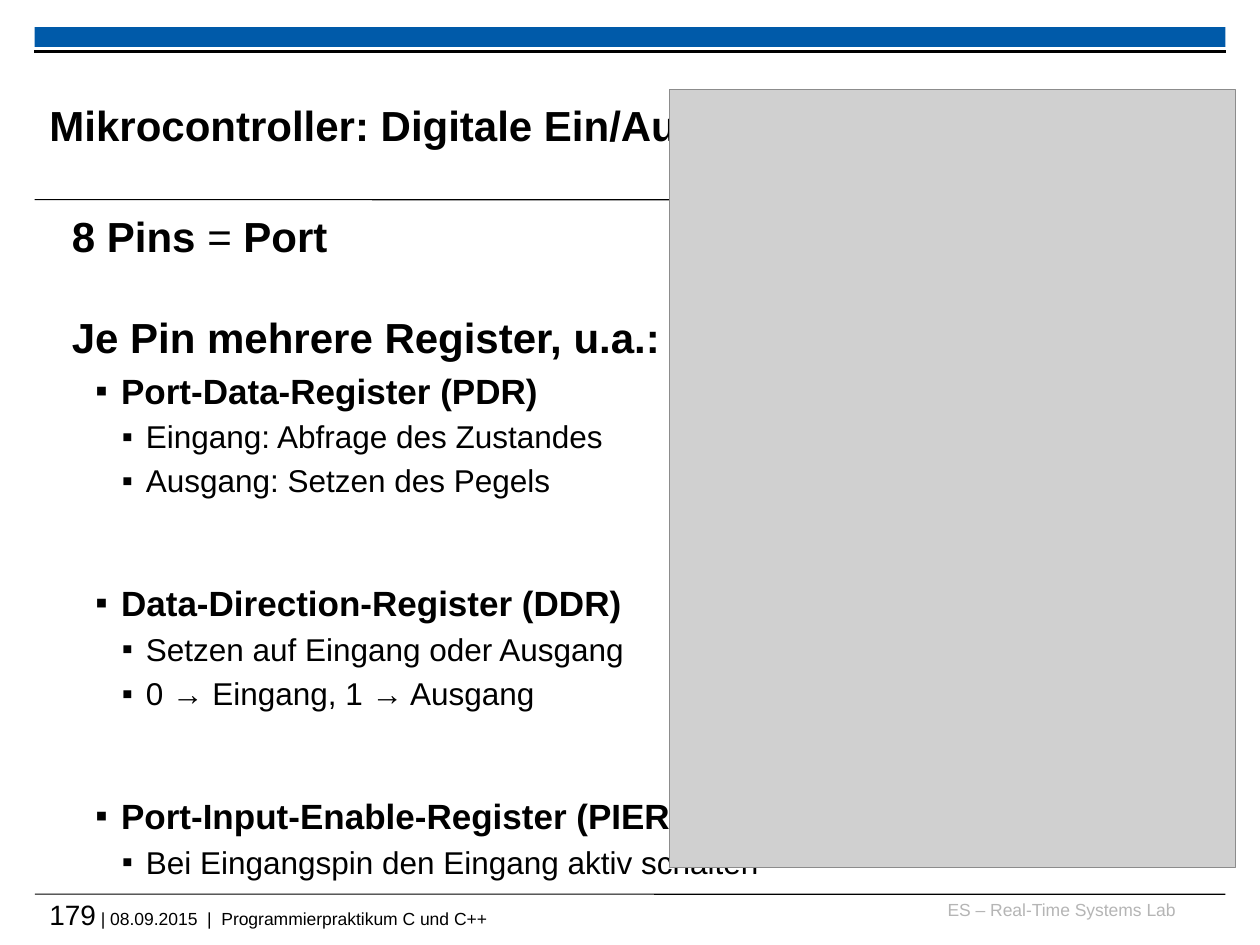
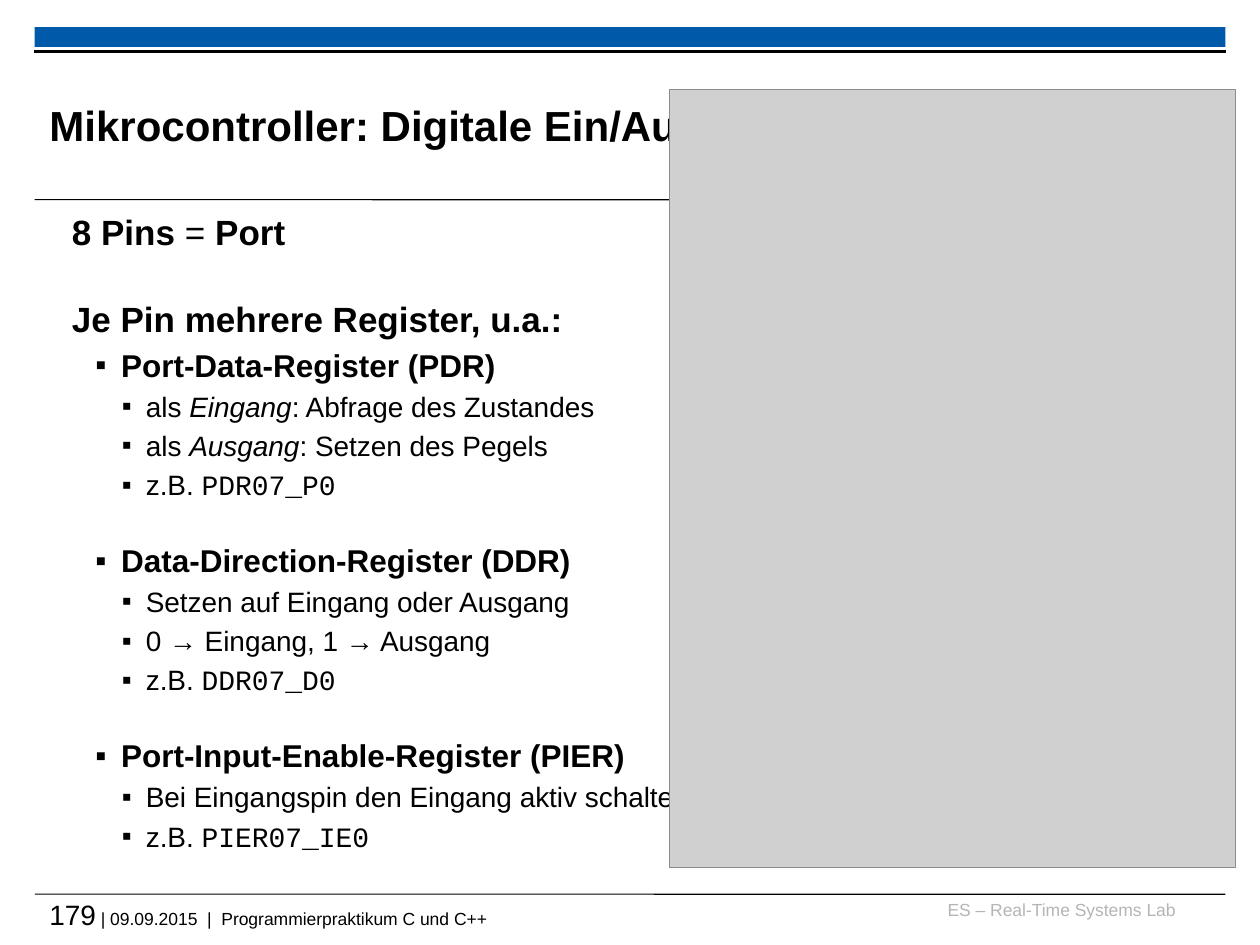
Before and after one commit to h82k/tud-cppp, a slide deck: slide 179 of cppp_lecture.pptx. Drawn at 1260x945 pixels with LibreOffice and Linux fonts; fonts in the diff are those of the drawing; grey boxes stand for pictures; background and template pictures are left out. Boxes give left, top, right and bottom in pixels: in the first picture for what was removed or moved away, otherwise in the second. Text is boxed around its words. In the diff, an @@ line names an element or a change of style, - is before the commit and + after.

```diff
--- a/cppp_lecture.pptx
+++ b/cppp_lecture.pptx
@@ text at box(72, 219, 689, 813): paragraph added @@
+      ▪ z.B. PIER07_IE0
@@ text at box(72, 219, 689, 813): size 24 to 20 pt in "8 Pins = Port", "Je Pin mehrere Register, u.a.:"; size 20 to 18 pt in "Port-Data-Register (PDR)", "Data-Direction-Register (DDR)", "Port-Input-Enable-Register (PIER)"; size 18 to 16 pt in "Setzen auf Eingang oder Ausgang", "0 → Eingang, 1 → Ausgang", "Bei Eingangspin den Eingang aktiv schalten" @@
@@ text at box(146, 396, 594, 498): text changed; size 18 to 16 pt @@
-      ▪ Eingang: Abfrage des Zustandes
-      ▪ Ausgang: Setzen des Pegels
+      ▪ als Eingang: Abfrage des Zustandes
+      ▪ als Ausgang: Setzen des Pegels
+      ▪ z.B. PDR07_P0
@@ text at box(146, 670, 336, 693): paragraph added @@
+      ▪ z.B. DDR07_D0
@@ text at box(49, 905, 487, 929): text changed @@
-179 | 08.09.2015 | Programmierpraktikum C und C++
+179 | 09.09.2015 | Programmierpraktikum C und C++
```
Also in this commit, not shown: 7 other slides changed, 1 other file.
